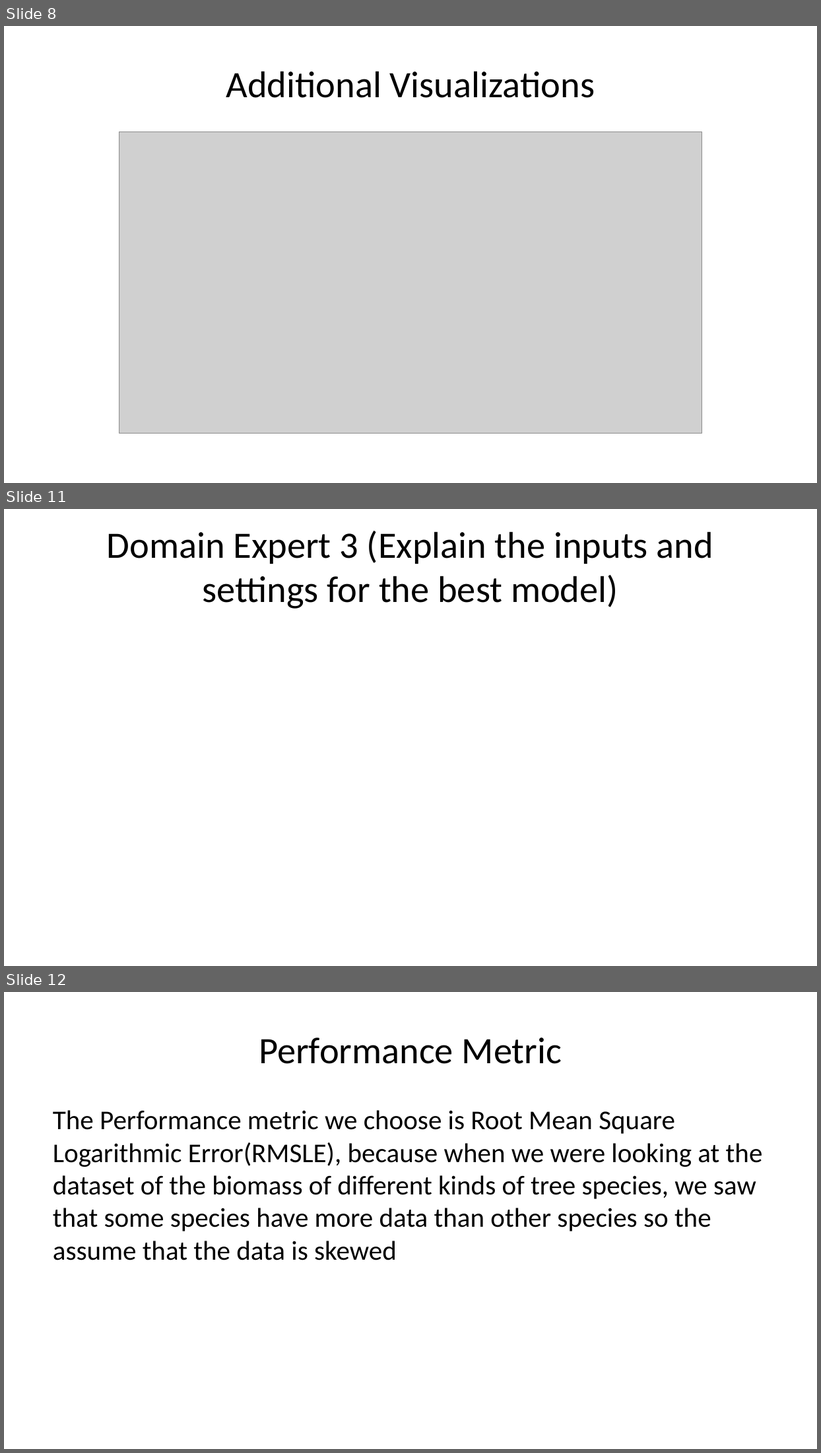
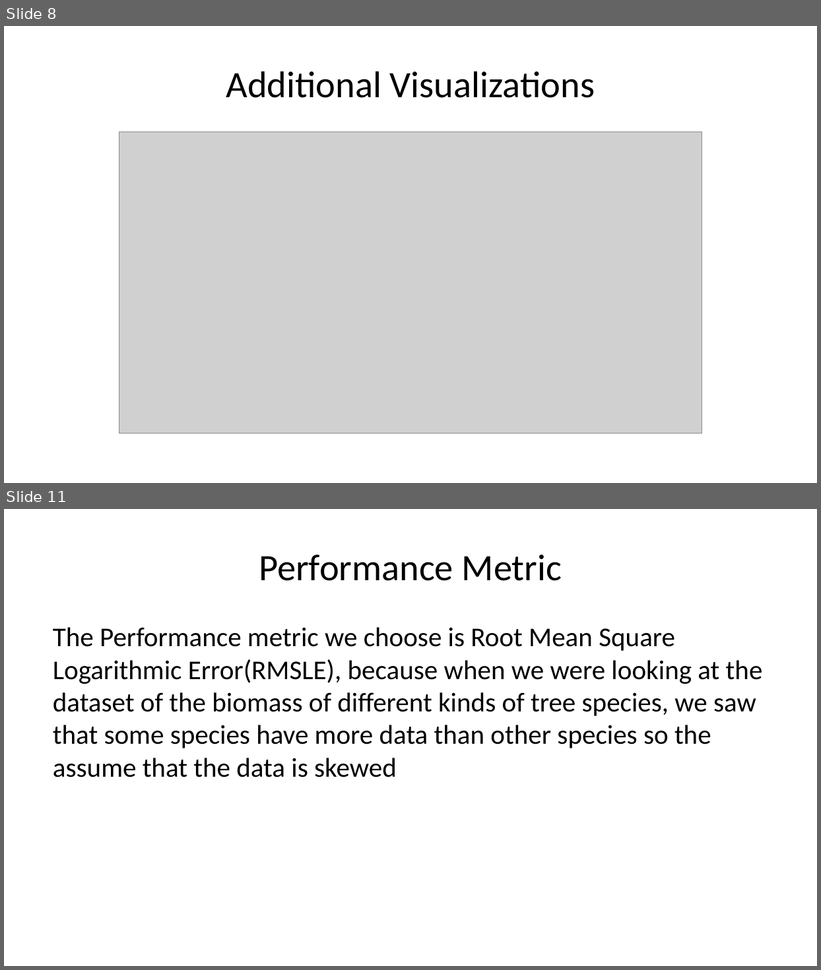
Before and after one commit to deancallahan25/Redwood-Analytics-Portfolio, a slide deck: Project-3/individual-models/data/presentation.pptx. Shown one above the other, each under a label of ours: slides 8, 11 and 12 before the commit, slides 8 and 11 after it; the slides between them are not shown. The pictures are 821x1453 and 821x970 pixels, drawn with LibreOffice and Linux fonts; fonts in the diff are those of the drawing; grey boxes stand for pictures. Boxes give left, top, right and bottom in pixels: in the first picture for what was removed or moved away, otherwise in the second. Text is boxed around its words. In the diff, an @@ line names an element or a change of style, - is before the commit and + after.

```diff
--- a/Project-3/individual-models/data/presentation.pptx
+++ b/Project-3/individual-models/data/presentation.pptx
@@ slide 11 removed at [4,509,817,966], background #FFFFFF @@
@@ title removed at [107,531,714,609] @@
-Domain Expert 3 (Explain the inputs and settings for the best model)
@@ what was slide 12 is now slide 11 @@
```
Also in this commit, not shown: 2 slides changed, 2 other files.
